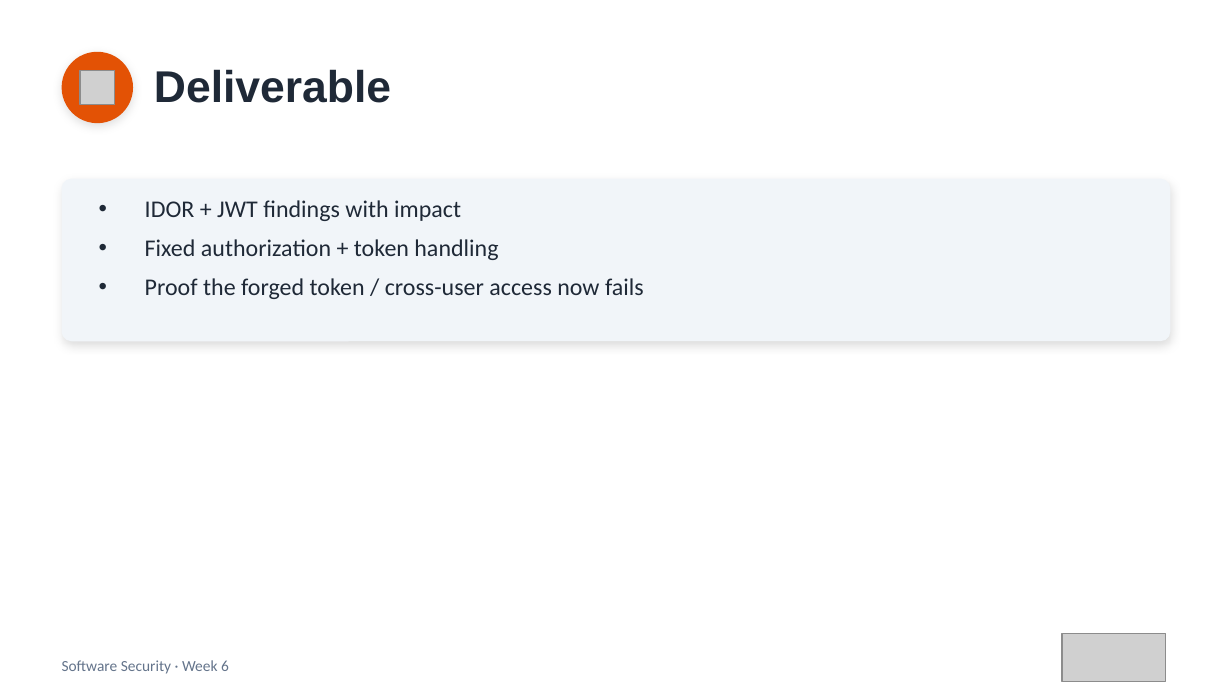
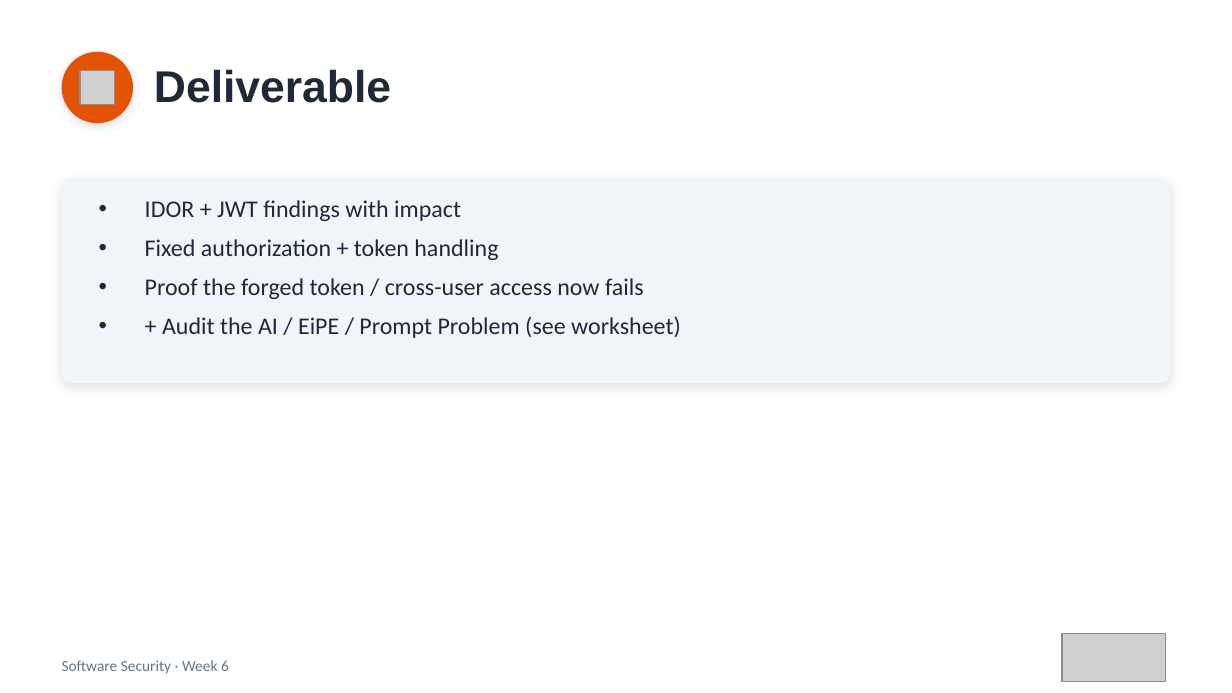
Before and after one commit to nutthakorn7/software-security, a slide deck: slide 17 of slides/pptx/week06.pptx. Drawn at 1232x693 pixels with LibreOffice and Linux fonts; fonts in the diff are those of the drawing; grey boxes stand for pictures. Boxes give left, top, right and bottom in pixels: in the first picture for what was removed or moved away, otherwise in the second. Text is boxed around its words. In the diff, an @@ line names an element or a change of style, - is before the commit and + after.

```diff
--- a/slides/pptx/week06.pptx
+++ b/slides/pptx/week06.pptx
@@ rounded rectangle resized from (x1=62, y1=179, x2=1170, y2=341) to (x1=62, y1=179, x2=1170, y2=383) @@
@@ rounded rectangle at (x1=62, y1=179, x2=1170, y2=383): proportions changed @@
@@ text at (x1=162, y1=316, x2=681, y2=338): paragraph added @@
+• + Audit the AI / EiPE / Prompt Problem (see worksheet)
```
Also in this commit, not shown: 1 other slide changed, 5 other files.
